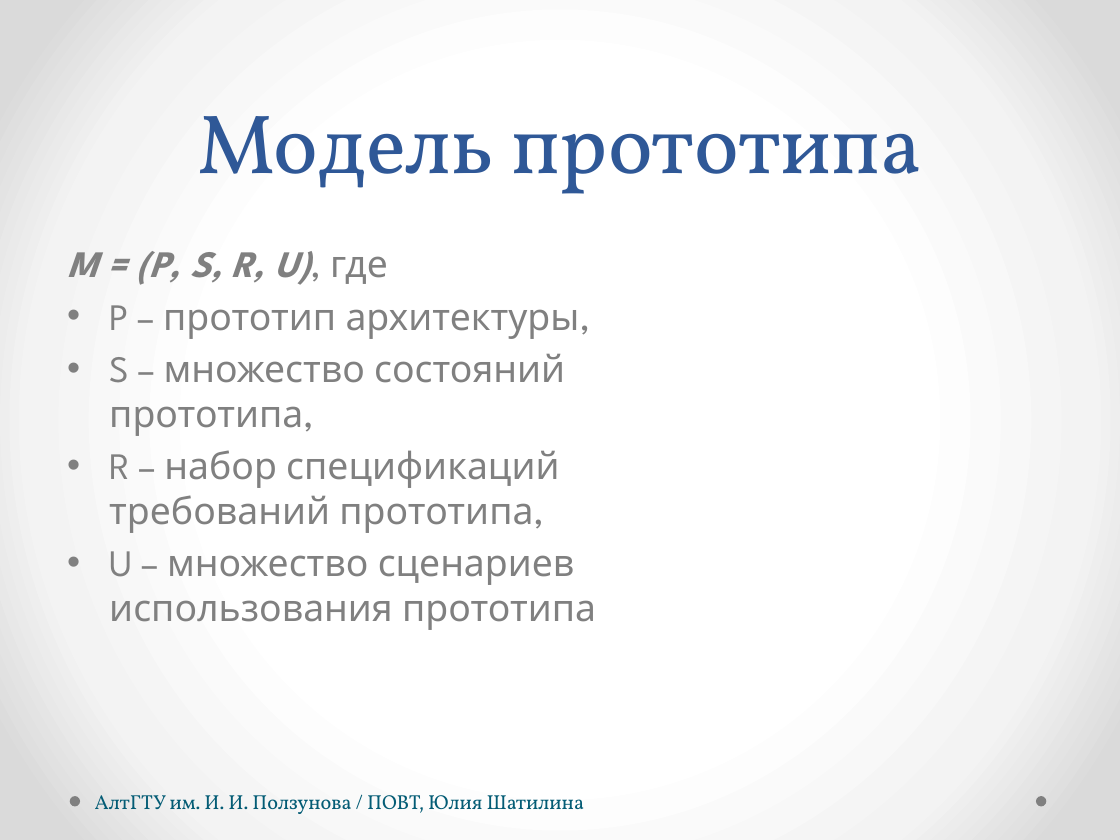
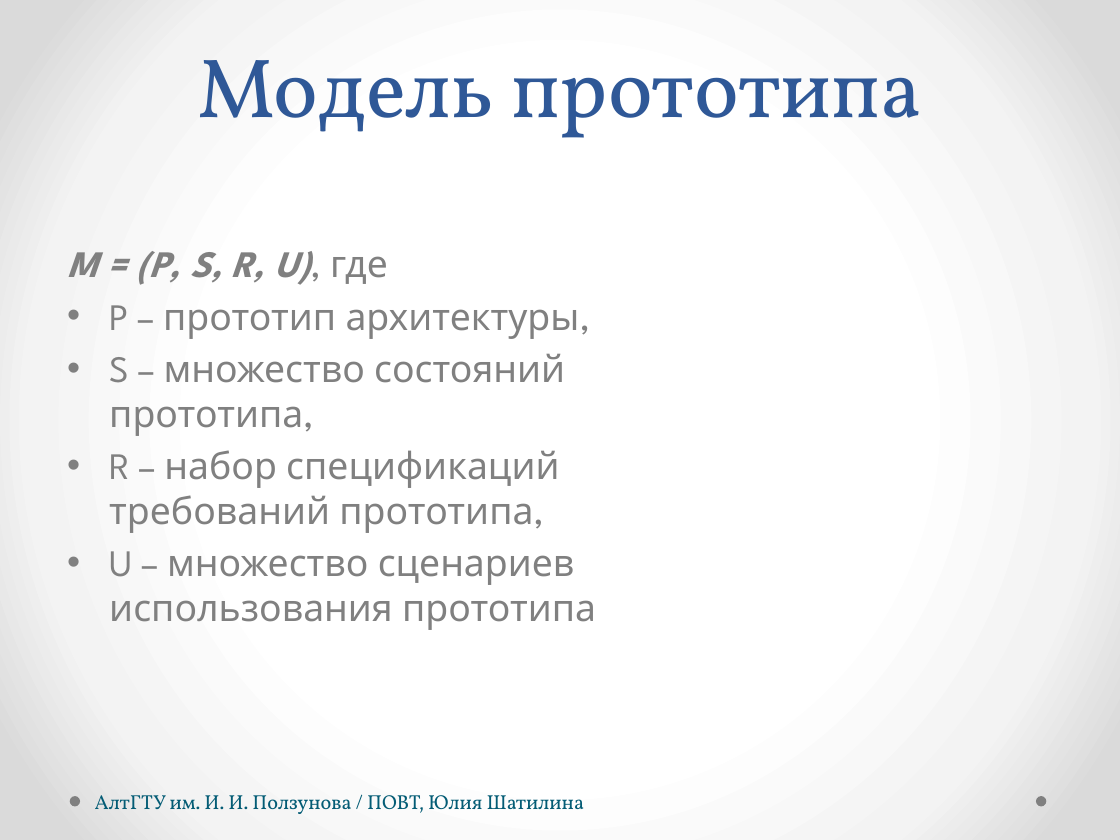
Before and after one commit to hisohito/proto-doc, a slide deck: slide 4 of shatilina.pptx. Drawn at 1120x840 pixels with LibreOffice and Linux fonts; fonts in the diff are those of the drawing. Boxes give left, top, right and bottom in pixels: in the first picture for what was removed or moved away, otherwise in the second. Text is boxed around its words. In the diff, an @@ line names an element or a change of style, - is before the commit and + after.

```diff
--- a/shatilina.pptx
+++ b/shatilina.pptx
@@ title "Модель прототипа": place and size @@
-title "Модель прототипа" at (197, 116, 923, 194)
+title "Модель прототипа" at (197, 60, 923, 138)
```
Also in this commit, not shown: 7 other slides changed, 10 other files.
